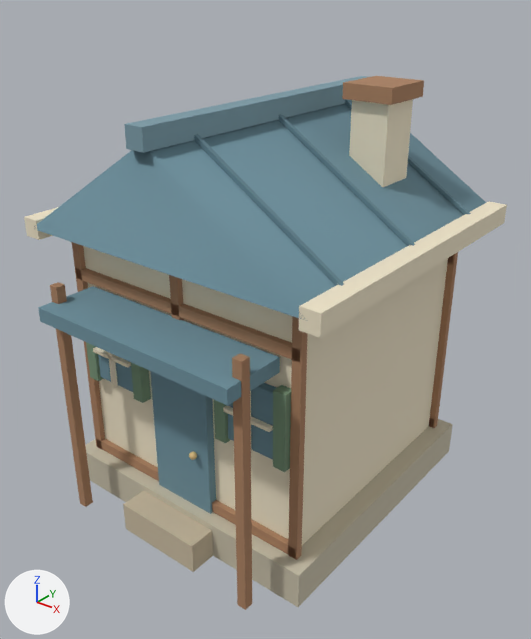
Renders of the glTF model brushland/game/art/models/house_coast.glb from each side of a commit.
The view is the same before and after, from a camera (50 mm lens) standing at (2.71, -3.44, 3.29) and looking at (0.08, -0.15, 1.25). Arrows for +X, +Y and +Z are at lower left; the lights stay in place. The first picture is the older version. Where no turn or scale is listed for an object, it has been applied to the vertices. Vertices at exactly the same position are counted once.

The first picture shows '_MeshInstance3D_40', '_MeshInstance3D_41', '_MeshInstance3D_42', '_MeshInstance3D_43', '_MeshInstance3D_48', '_MeshInstance3D_50', '_MeshInstance3D_51', '_MeshInstance3D_59', '_MeshInstance3D_61', '_MeshInstance3D_62', '_MeshInstance3D_75', '_MeshInstance3D_77', '_MeshInstance3D_78', '_MeshInstance3D_80' and 18 more.
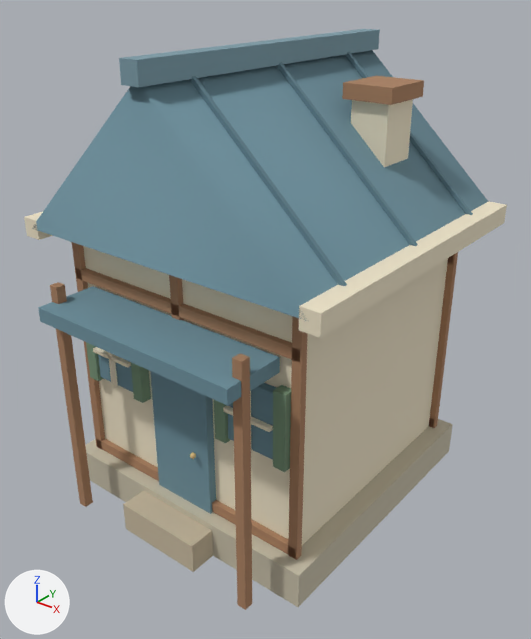
Where the newer file only moved an object's origin or applied its transform, the numbers keep the older frame.

What changed in the scene script:
```text
Change me_mesh_2:
    used by ob_meshinstance3d_42; location = (0.0, 0.0, 0.0)
    remove me_mesh_2.from_pydata(...)  # 6 vertices, 6 faces; spans x -1.02..1.02, y -1.02..1.02, z 1.85..2.5
    add me_mesh_2.from_pydata(...)  # 6 vertices, 6 faces; spans x -1.02..1.02, y -1.02..1.02, z 1.85..2.8
    me_mesh_2 part 1: the whole mesh is scaled about its middle by (1, 1, 1.46), then moved by (0.0, 0.0, 0.15)
Change me_mesh_10:
    used by ob_meshinstance3d_50; location = (0.512, 0.0, 2.195)
    remove me_mesh_10.from_pydata(...)  # 8 vertices, 12 faces; spans x -0.519..0.519, y -0.013..0.013, z -0.336..0.336
    add me_mesh_10.from_pydata(...)  # 8 vertices, 12 faces; spans x -0.521..0.521, y -0.013..0.013, z -0.334..0.634
    me_mesh_10 part 2
    me_mesh_10.vertices[0].co: (-0.519, -0.013, 0.314) -> (-0.521, -0.013, 0.616)
    me_mesh_10.vertices[1].co: (-0.506, 0.013, 0.336) -> (-0.504, 0.013, 0.634)
    me_mesh_10.vertices[2].co: (-0.506, -0.013, 0.336) -> (-0.504, -0.013, 0.634)
    me_mesh_10.vertices[3].co: (-0.519, 0.013, 0.314) -> (-0.521, 0.013, 0.616)
    me_mesh_10.vertices[4].co: (0.506, -0.013, -0.336) -> (0.504, -0.013, -0.334)
    me_mesh_10.vertices[5].co: (0.519, 0.013, -0.314) -> (0.521, 0.013, -0.316)
    me_mesh_10.vertices[6].co: (0.519, -0.013, -0.314) -> (0.521, -0.013, -0.316)
    me_mesh_10.vertices[7].co: (0.506, 0.013, -0.336) -> (0.504, 0.013, -0.334)
Change me_mesh_11:
    used by ob_meshinstance3d_51; location = (0.512, -0.7, 2.195)
    remove me_mesh_11.from_pydata(...)  # 8 vertices, 12 faces; spans x -0.519..0.519, y -0.013..0.013, z -0.336..0.336
    add me_mesh_11.from_pydata(...)  # 8 vertices, 12 faces; spans x -0.521..0.521, y -0.013..0.013, z -0.334..0.634
    me_mesh_11 part 3
    me_mesh_11.vertices[0].co: (-0.519, -0.013, 0.314) -> (-0.521, -0.013, 0.616)
    me_mesh_11.vertices[1].co: (-0.506, 0.013, 0.336) -> (-0.504, 0.013, 0.634)
    me_mesh_11.vertices[2].co: (-0.506, -0.013, 0.336) -> (-0.504, -0.013, 0.634)
    me_mesh_11.vertices[3].co: (-0.519, 0.013, 0.314) -> (-0.521, 0.013, 0.616)
    me_mesh_11.vertices[4].co: (0.506, -0.013, -0.336) -> (0.504, -0.013, -0.334)
    me_mesh_11.vertices[5].co: (0.519, 0.013, -0.314) -> (0.521, 0.013, -0.316)
    me_mesh_11.vertices[6].co: (0.519, -0.013, -0.314) -> (0.521, -0.013, -0.316)
    me_mesh_11.vertices[7].co: (0.506, 0.013, -0.336) -> (0.504, 0.013, -0.334)
Change ob_meshinstance3d_43:
    ob_meshinstance3d_43.location: (0.0, 0.0, 2.53) -> (0.0, 0.0, 2.83)
```

What differs and where, as boxes [x1, y1, x2, y2] in the pictures (531 x 639 px):
'_MeshInstance3D_42', moved, rescaled (24% taller)
    before: [35, 103, 486, 321]
    after: [32, 50, 488, 321]
'_MeshInstance3D_43', moved
    before: [124, 76, 367, 153]
    after: [119, 29, 380, 87]
'_MeshInstance3D_51', reshaped (mostly hidden)
    before: [194, 134, 344, 286]
    after: [189, 76, 347, 286]
'_MeshInstance3D_50', reshaped (mostly hidden)
    before: [279, 114, 415, 246]
    after: [276, 62, 418, 246]
